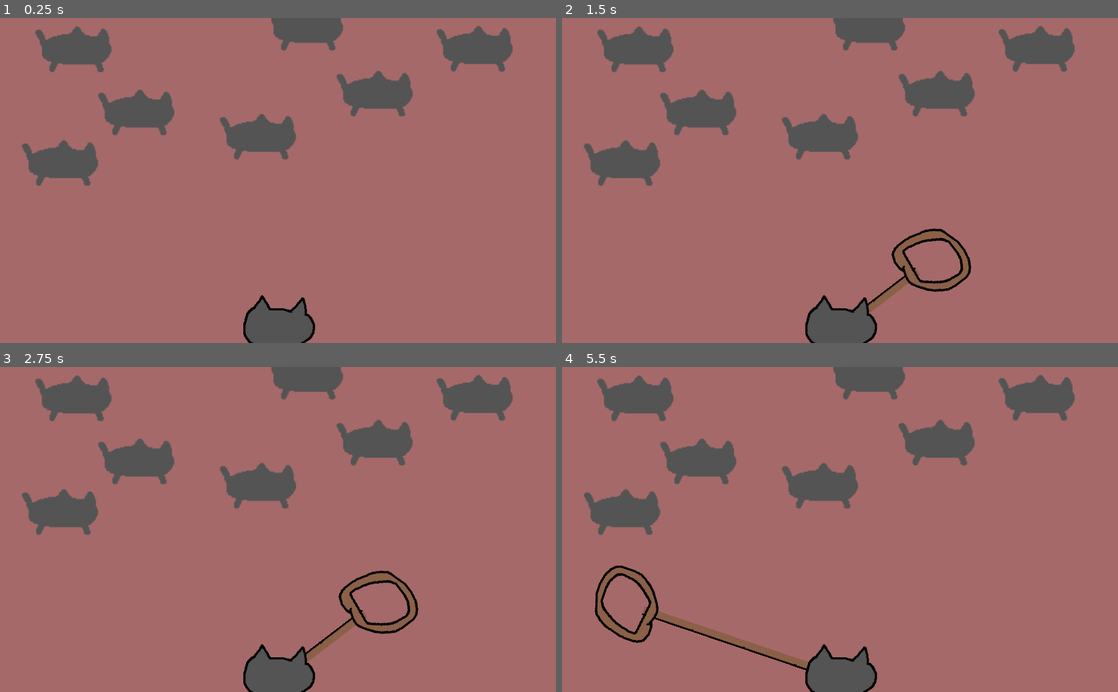
Above: before the commit, frames 1-4 (two rows, left to right).
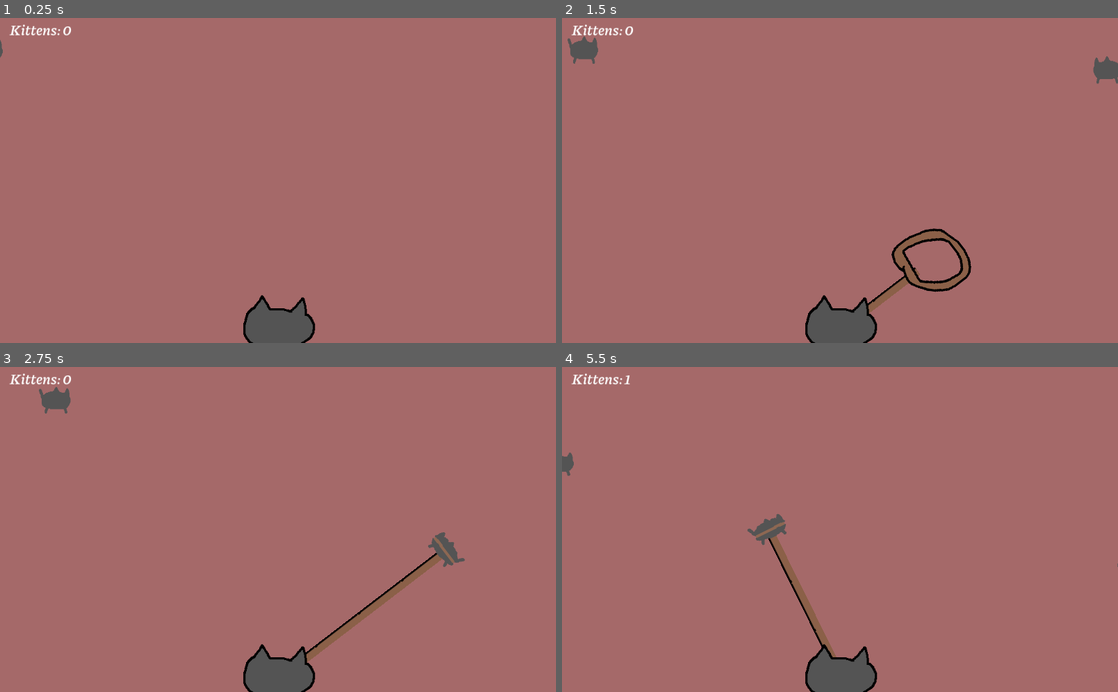
Above: after the commit, the same moments.

Repository: metcalf-putnam/purrposeful_jam_2020
Game: Godot game, scene res://root.tscn
Same seed, same stepped clock (60 frames per second), same inputs: the game is played once before the commit and once after it. Sound files missing from this copy of the repository are replaced by a short silence.
Inputs (mouse positions are in pixels of both pictures, inside the frame that each line leads up to):
- Up to frame 1 (0.25 s): no input
- Up to frame 2 (1.5 s): move the mouse to (962, 164) at 0.52 s; click (962, 164) at 0.67 s; move the mouse to (728, 196) at 1.27 s; click (728, 196) at 1.42 s
- Up to frame 3 (2.75 s): move the mouse to (333, 458) at 2.02 s; click (333, 458) at 2.17 s
- Up to frame 4 (5.5 s): move the mouse to (812, 594) at 2.77 s; click (812, 594) at 2.92 s; move the mouse to (1006, 578) at 3.52 s; click (1006, 578) at 3.67 s; move the mouse to (673, 480) at 4.27 s; click (673, 480) at 4.42 s; move the mouse to (867, 529) at 5.02 s; click (867, 529) at 5.17 s

The runs differ from the first frame. In frame 1, 8.5% of the frame differs, in the area x 0-93%, y 0-52%; in frame 2, 9.0%; in frame 3, 10%; in frame 4, 11%, in the area x 0-100%, y 0-94%.

Commit message:
walking kittens achieved

Diff:
--- a/kitten/kitten.gd
+++ b/kitten/kitten.gd
@@ -1,6 +1,13 @@
 extends Area2D
+var entered = false
 var caught = false
 var capture_complete = false
+var direction
+var speed = 50
+
+
+func _ready():
+	set_process(false)
 
 
 func _on_Kitten_body_entered(body):
@@ -8,6 +15,12 @@
 		return
 	if body.is_in_group("lasso"):
 		body.lasso(self)
+
+
+func walk(direction_in : Vector2):
+	set_process(true)
+	direction = direction_in.normalized()
+	$AnimationPlayer.play("walk")
 
 
 func get_lassoed():
@@ -18,7 +31,7 @@
 
 
 func _on_VisibilityNotifier2D_screen_exited():
-	if caught:
+	if caught or !entered:
 		return
 	queue_free()
 
@@ -40,3 +53,15 @@
 	if $Mew.is_playing():
 		return
 	queue_free()
+
+
+func _on_VisibilityNotifier2D_screen_entered():
+	entered = true
+
+
+func _process(delta):
+	if caught:
+		set_process(false)
+		return
+	var velocity = direction * speed
+	position += velocity * delta
--- a/kitten/kitten.tscn
+++ b/kitten/kitten.tscn
@@ -11,6 +11,76 @@
 [sub_resource type="Animation" id=2]
 resource_name = "caught"
 length = 0.3
+tracks/0/type = "value"
+tracks/0/path = NodePath("Sprite:scale")
+tracks/0/interp = 1
+tracks/0/loop_wrap = true
+tracks/0/imported = false
+tracks/0/enabled = true
+tracks/0/keys = {
+"times": PoolRealArray( 0 ),
+"transitions": PoolRealArray( 1 ),
+"update": 0,
+"values": [ Vector2( 1, 1 ) ]
+}
+
+[sub_resource type="Animation" id=3]
+resource_name = "idle"
+length = 0.8
+loop = true
+tracks/0/type = "value"
+tracks/0/path = NodePath("Sprite:scale")
+tracks/0/interp = 1
+tracks/0/loop_wrap = true
+tracks/0/imported = false
+tracks/0/enabled = true
+tracks/0/keys = {
+"times": PoolRealArray( 0, 0.4, 0.8 ),
+"transitions": PoolRealArray( 1, 1, 1 ),
+"update": 0,
+"values": [ Vector2( 1, 1 ), Vector2( 1.1, 0.9 ), Vector2( 1, 1 ) ]
+}
+tracks/1/type = "value"
+tracks/1/path = NodePath("Sprite:offset")
+tracks/1/interp = 1
+tracks/1/loop_wrap = true
+tracks/1/imported = false
+tracks/1/enabled = true
+tracks/1/keys = {
+"times": PoolRealArray( 0, 0.4, 0.8 ),
+"transitions": PoolRealArray( 1, 1, 1 ),
+"update": 0,
+"values": [ Vector2( 0, 0 ), Vector2( 0, 2 ), Vector2( 0, 0 ) ]
+}
+
+[sub_resource type="Animation" id=4]
+resource_name = "walk"
+length = 1.2
+loop = true
+tracks/0/type = "value"
+tracks/0/path = NodePath("Sprite:scale")
+tracks/0/interp = 1
+tracks/0/loop_wrap = true
+tracks/0/imported = false
+tracks/0/enabled = true
+tracks/0/keys = {
+"times": PoolRealArray( 0, 0.3, 0.6, 0.9, 1.2 ),
+"transitions": PoolRealArray( 1, 1, 1, 1, 1 ),
+"update": 0,
+"values": [ Vector2( 1, 1 ), Vector2( 0.8, 1.2 ), Vector2( 1, 1 ), Vector2( 1.2, 0.8 ), Vector2( 1, 1 ) ]
+}
+tracks/1/type = "value"
+tracks/1/path = NodePath("Sprite:offset")
+tracks/1/interp = 1
+tracks/1/loop_wrap = true
+tracks/1/imported = false
+tracks/1/enabled = true
+tracks/1/keys = {
+"times": PoolRealArray( 0, 0.3, 0.6, 0.9, 1.2 ),
+"transitions": PoolRealArray( 1, 1, 1, 1, 1 ),
+"update": 0,
+"values": [ Vector2( 0, 0 ), Vector2( 0, -10 ), Vector2( 0, 0 ), Vector2( 0, 5 ), Vector2( 0, 0 ) ]
+}
 
 [node name="Kitten" type="Area2D"]
 collision_layer = 2
@@ -23,10 +93,15 @@
 shape = SubResource( 1 )
 
 [node name="Sprite" type="Sprite" parent="."]
+scale = Vector2( 1.03413, 0.96587 )
 texture = ExtResource( 1 )
+offset = Vector2( 0, 0.853258 )
 
 [node name="AnimationPlayer" type="AnimationPlayer" parent="."]
+autoplay = "idle"
 anims/caught = SubResource( 2 )
+anims/idle = SubResource( 3 )
+anims/walk = SubResource( 4 )
 
 [node name="Mew" type="AudioStreamPlayer2D" parent="."]
 stream = ExtResource( 3 )
@@ -35,4 +110,5 @@
 [connection signal="body_entered" from="." to="." method="_on_Kitten_body_entered"]
 [connection signal="animation_finished" from="AnimationPlayer" to="." method="_on_AnimationPlayer_animation_finished"]
 [connection signal="finished" from="Mew" to="." method="_on_Mew_finished"]
+[connection signal="screen_entered" from="VisibilityNotifier2D" to="." method="_on_VisibilityNotifier2D_screen_entered"]
 [connection signal="screen_exited" from="VisibilityNotifier2D" to="." method="_on_VisibilityNotifier2D_screen_exited"]
--- /dev/null
+++ b/kitten_manager/kitten_manager.gd
@@ -0,0 +1,25 @@
+extends Node2D
+var rng = RandomNumberGenerator.new()
+export (PackedScene) var Kitten
+export var right_walking = true
+var random_limit = 200
+
+func _ready():
+	spawn_kitten()
+	rng.randomize()
+
+
+func _on_Timer_timeout():
+	spawn_kitten()
+
+
+func spawn_kitten():
+	print("spawning!")
+	var kitten = Kitten.instance()
+	$Spawn.add_child(kitten)
+	kitten.position += Vector2(0, rng.randf_range(-random_limit, random_limit))
+	if right_walking:
+		kitten.walk(Vector2(1, 0))
+	else:
+		kitten.walk(Vector2(-1, 0))
+		kitten.scale.x = -1
--- /dev/null
+++ b/kitten_manager/kitten_manager.tscn
@@ -0,0 +1,16 @@
+[gd_scene load_steps=3 format=2]
+
+[ext_resource path="res://kitten_manager/kitten_manager.gd" type="Script" id=1]
+[ext_resource path="res://kitten/kitten.tscn" type="PackedScene" id=2]
+
+[node name="KittenManager" type="Node2D"]
+script = ExtResource( 1 )
+Kitten = ExtResource( 2 )
+
+[node name="Spawn" type="Position2D" parent="."]
+position = Vector2( -36.3525, 221.768 )
+
+[node name="Timer" type="Timer" parent="."]
+wait_time = 5.0
+autostart = true
+[connection signal="timeout" from="Timer" to="." method="_on_Timer_timeout"]
--- a/root.tscn
+++ b/root.tscn
@@ -1,7 +1,14 @@
-[gd_scene load_steps=3 format=2]
+[gd_scene load_steps=6 format=2]
 
 [ext_resource path="res://player/player.tscn" type="PackedScene" id=1]
-[ext_resource path="res://kitten/kitten.tscn" type="PackedScene" id=2]
+[ext_resource path="res://utils/counter.gd" type="Script" id=3]
+[ext_resource path="res://fonts/Piazzolla-SemiBoldItalic-opsz=28.ttf" type="DynamicFontData" id=4]
+[ext_resource path="res://kitten_manager/kitten_manager.tscn" type="PackedScene" id=5]
+
+[sub_resource type="DynamicFont" id=1]
+size = 28
+use_filter = true
+font_data = ExtResource( 4 )
 
 [node name="Root" type="Node2D"]
 
@@ -17,30 +24,20 @@
 [node name="Player" parent="." instance=ExtResource( 1 )]
 position = Vector2( 515.248, 573.98 )
 
-[node name="Kitten" parent="." instance=ExtResource( 2 )]
-position = Vector2( 562.722, 15.8852 )
-scale = Vector2( 2, 2 )
+[node name="Count" type="Label" parent="."]
+margin_left = 18.4997
+margin_top = 0.840897
+margin_right = 232.5
+margin_bottom = 58.8409
+custom_fonts/font = SubResource( 1 )
+text = "Kittens: 500"
+script = ExtResource( 3 )
+__meta__ = {
+"_edit_use_anchors_": false
+}
 
-[node name="Kitten2" parent="." instance=ExtResource( 2 )]
-position = Vector2( 476.138, 217.193 )
-scale = Vector2( 2, 2 )
+[node name="KittenManager" parent="." instance=ExtResource( 5 )]
 
-[node name="Kitten3" parent="." instance=ExtResource( 2 )]
-position = Vector2( 111.582, 265.766 )
-scale = Vector2( 2, 2 )
-
-[node name="Kitten4" parent="." instance=ExtResource( 2 )]
-position = Vector2( 136.117, 55.8096 )
-scale = Vector2( 2, 2 )
-
-[node name="Kitten5" parent="." instance=ExtResource( 2 )]
-position = Vector2( 691.078, 137.615 )
-scale = Vector2( 2, 2 )
-
-[node name="Kitten6" parent="." instance=ExtResource( 2 )]
-position = Vector2( 875.285, 54.8551 )
-scale = Vector2( 2, 2 )
-
-[node name="Kitten7" parent="." instance=ExtResource( 2 )]
-position = Vector2( 251.915, 172.321 )
-scale = Vector2( 2, 2 )
+[node name="KittenManager2" parent="." instance=ExtResource( 5 )]
+position = Vector2( 1117.55, 3.77977 )
+right_walking = false
--- /dev/null
+++ b/utils/counter.gd
@@ -0,0 +1,18 @@
+extends Label
+
+const label_prefix = "Kittens: "
+var kitten_count :=0
+
+
+func _ready():
+	EventHub.connect("increment_kittens", self, "_on_increment_kittens")
+	update_label()
+
+
+func update_label():
+	text = label_prefix + str(kitten_count)
+
+
+func _on_increment_kittens():
+	kitten_count += 1
+	update_label()
Binary file added: fonts/Piazzolla-Italic-VariableFont_opsz,wght.ttf
Binary file added: fonts/Piazzolla-SemiBoldItalic-opsz=12.ttf
Binary file added: fonts/Piazzolla-SemiBoldItalic-opsz=28.ttf
Binary file added: fonts/Piazzolla-VariableFont_opsz,wght.ttf
Not shown: 1 places in kitten/kitten.tscn that only renumber resources
